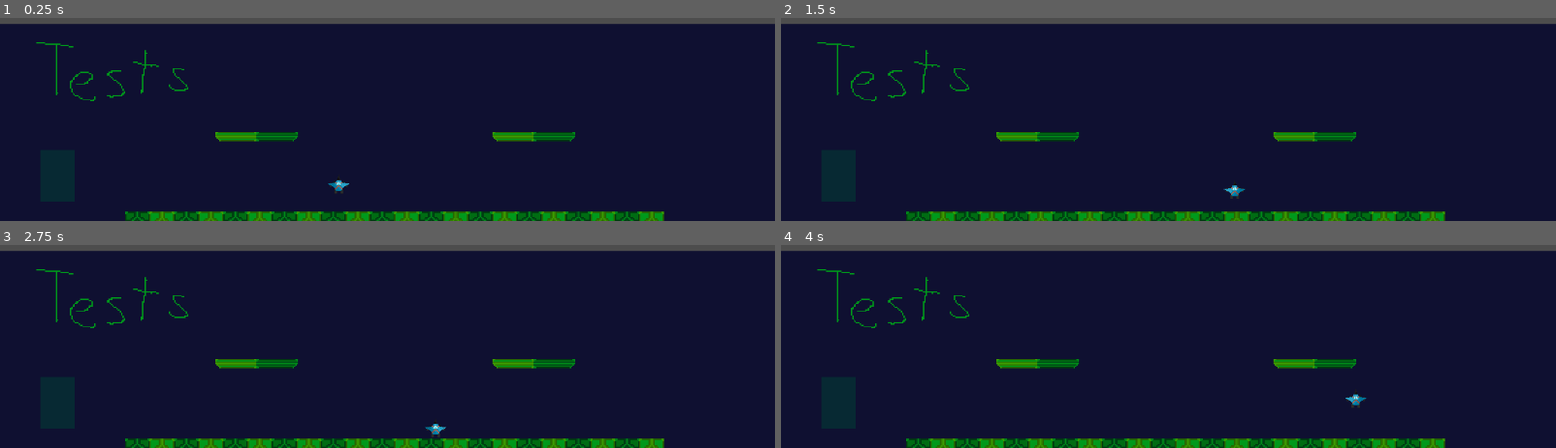
Above: before the commit, frames 1-4 (two rows, left to right).
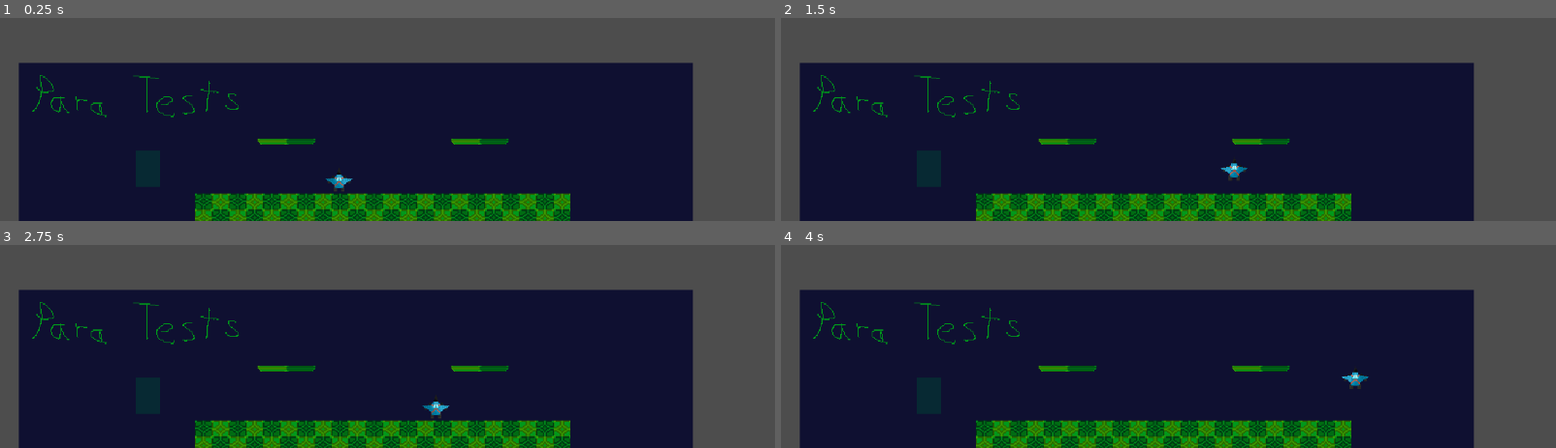
Above: after the commit, the same moments.

Repository: SaternDev/PixelVs2D
Game: Godot game, scene res://Scenes/SceneMap1.tscn
The game is run twice, just before and just after one commit, with the same random seed, the same clock (stepped at 60 frames per second) and the same inputs.
Inputs:
- Up to frame 1 (0.25 s): no input
- Up to frame 2 (1.5 s): tap Enter (ui_accept) at 0.5 s; hold D (Derecha) from 0.53 s (still down); tap Space (Salto) at 0.77 s
- Up to frame 3 (2.75 s): tap Space (Salto) at 1.52 s; release D (Derecha) at 2.03 s; hold A (Izquierda) from 2.03 s (still down)
- Up to frame 4 (4 s): release A (Izquierda) at 2.78 s; hold D (Derecha) from 2.78 s (still down); tap Space (Salto) at 3.02, 3.77 s

The runs differ from the first frame. In frame 1, 41% of the frame differs, in the area x 0-100%, y 2-100%; in frame 2, 41%; in frame 3, 41%; in frame 4, 41%.

Commit message:
refactor(scaling): rescale map and player elements

Diff:
--- a/Resources/map1.tscn
+++ b/Resources/map1.tscn
@@ -9,6 +9,7 @@
 size = Vector2(64, 4)
 
 [node name="Map1" type="StaticBody2D"]
+scale = Vector2(0.697211, 0.697211)
 
 [node name="Sprite2D" type="Sprite2D" parent="."]
 scale = Vector2(1.9157206, 1.9157206)
--- a/Resources/player1.tscn
+++ b/Resources/player1.tscn
@@ -6,6 +6,7 @@
 [sub_resource type="CapsuleShape2D" id="CapsuleShape2D_rslic"]
 
 [node name="CharacterBody2D" type="CharacterBody2D"]
+scale = Vector2(1.2707069, 1.2707069)
 script = ExtResource("1_rslic")
 
 [node name="Sprite2D" type="Sprite2D" parent="."]
